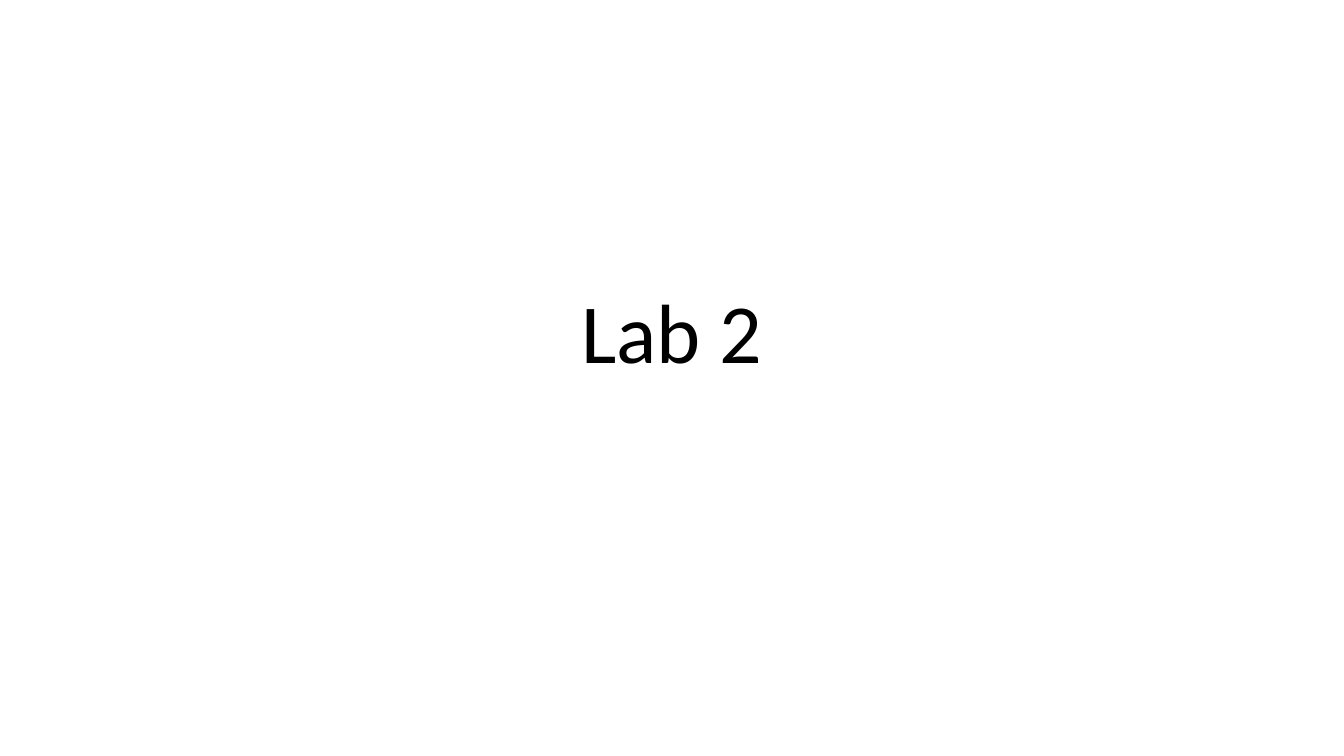
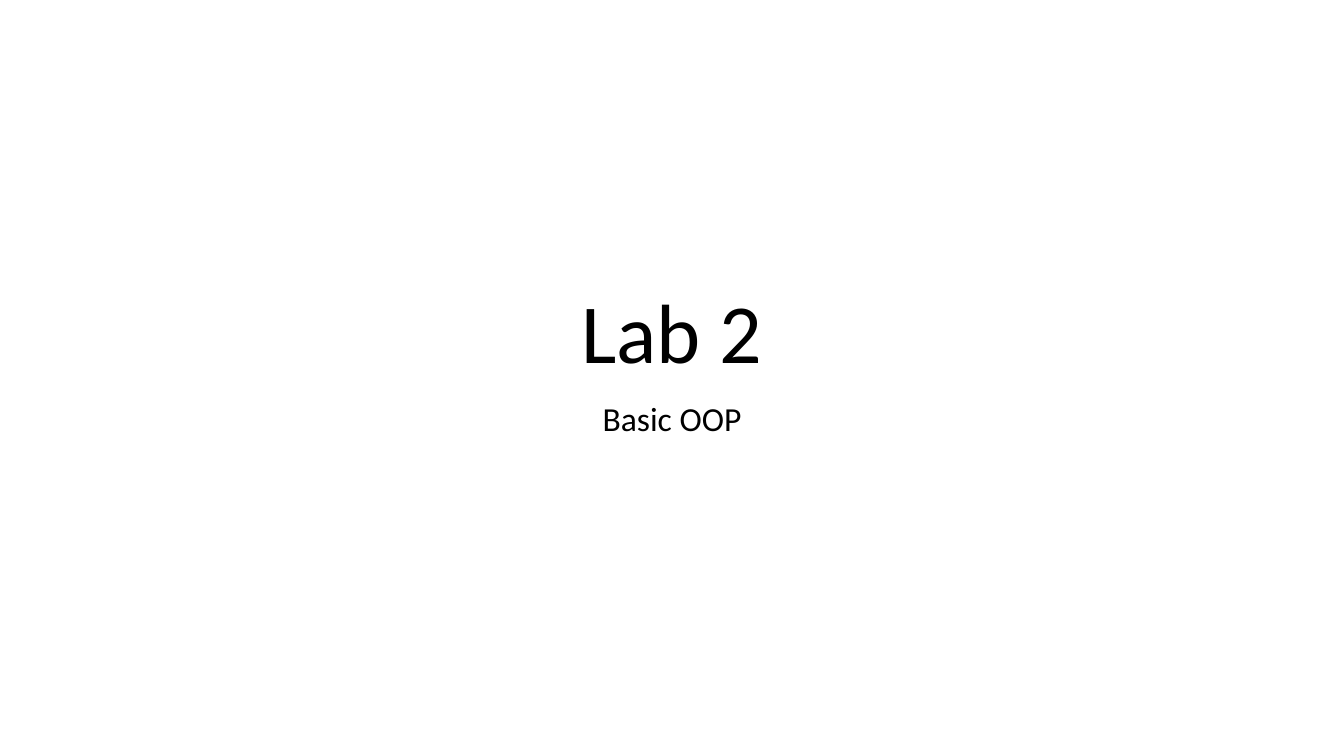
Before and after one commit to vutuanhai237/CourseMaterials, a slide deck: slide 1 of IT002-OOP/Lab 2. BasicOOP.pptx. Drawn at 1344x756 pixels with LibreOffice and Linux fonts; fonts in the diff are those of the drawing. Boxes give left, top, right and bottom in pixels: in the first picture for what was removed or moved away, otherwise in the second. Text is boxed around its words. In the diff, an @@ line names an element or a change of style, - is before the commit and + after.

```diff
--- a/IT002-OOP/Lab 2. BasicOOP.pptx
+++ b/IT002-OOP/Lab 2. BasicOOP.pptx
@@ subtitle added at (603,408,742,432), 24 pt, text #000000 @@
+Basic OOP
```
Also in this commit, not shown: 8 other files.
